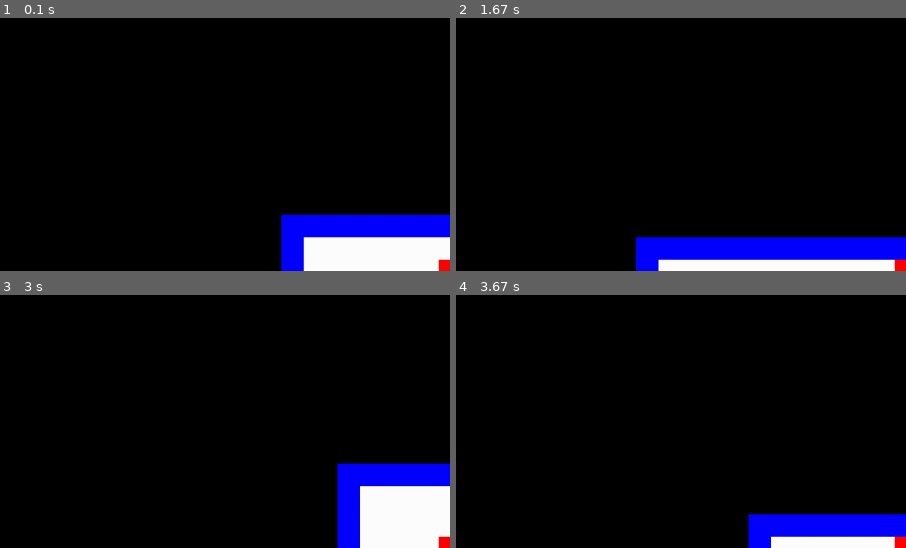
Above: before the commit, frames 1-4 (two rows, left to right).
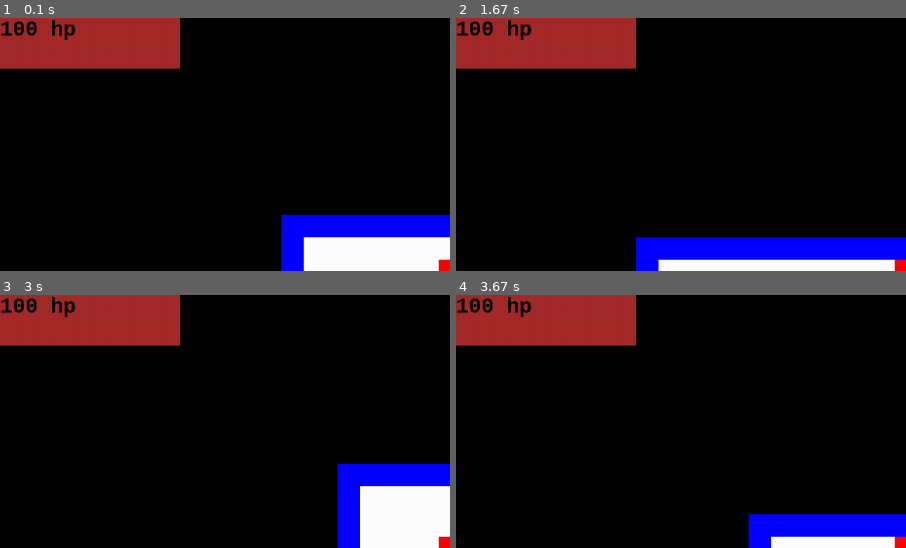
Above: after the commit, the same moments.

Repository: benedekhalaj/pygame-roguelike
Game: pygame game, started from play.py
Same seed, same stepped clock (60 frames per second), same inputs: the game is played once before the commit and once after it.
Inputs:
- Up to frame 1 (0.1 s): no input
- Up to frame 2 (1.67 s): hold Right 0.33-0.8 s; hold Up 0.83-1.13 s; hold Right 1.17-1.63 s
- Up to frame 3 (3 s): hold Left 1.67-2.2 s; hold Down 2.23-2.53 s; hold Left 2.57-2.97 s
- Up to frame 4 (3.67 s): hold Up 3-3.37 s; hold Right from 3.4 s (still down)
The pictures show only the part of the screen within x 0-50%, y 0-50%; the shares and areas given below are measured in that part.

The runs differ from the first frame. In frame 1, 7.8% of the frame differs, in the area x 0-40%, y 0-21%; in frame 2, 7.8%; in frame 3, 7.8%; in frame 4, 7.8%.

Commit message:
Global: Add display_controller, display_model Global: Add stat display

Diff:
--- /dev/null
+++ b/controller/display_controller.py
@@ -0,0 +1,17 @@
+import view.view as view
+import model.display.display as display
+
+
+def display_stat(window, objects):
+    colors = view.COLORS
+    stat_background_rect = (view.STAT_WIDTH, view.STAT_HEIGHT)
+    stat = {"stat": [display.Stat(stat_background_rect, window, colors)]}
+    return stat
+
+
+def stats(window, objects):
+    colors = view.COLORS
+    stat = display_stat(window, objects)
+    x = stat["stat"][0].x
+    y = stat["stat"][0].y
+    return display.Stat.diplay_player_stat(colors, objects), x, y
--- a/controller/main_controller.py
+++ b/controller/main_controller.py
@@ -1,5 +1,5 @@
 from view import view
-from controller import player_controller, map_controller, item_controller, enemy_controller
+from controller import player_controller, map_controller, item_controller, enemy_controller, display_controller
 import pygame
 
 CLOCK = pygame.time.Clock()
@@ -32,15 +32,18 @@
 def main():
     window = init_pygame()
     objects = map_controller.get_map()
+    stat = display_controller.display_stat(window, objects)
 
     run = True
     while run:
         set_fps()
         run = quit_game(run)
-        player_controller.control_player(objects)
+        keys = view.get_input()
+        player_controller.control_player(objects, keys)
         player_controller.add_item_to_player_inventory(objects)
         enemy_controller.control_enemy(objects)
         view.display_background(window)
-        view.display_objects(window, objects)
+        view.display_objects(window, objects, stat)
+        view.display_texture(window, display_controller.stats(window, objects))
         view.refresh_display()
     pygame.quit()
--- a/controller/player_controller.py
+++ b/controller/player_controller.py
@@ -3,11 +3,9 @@
 import pygame
 
 
-def control_player(objects):
+def control_player(objects, keys):
     for player_object in objects["player"]:
         player_character = player_object
-
-    keys = view.get_input()
 
     if keys[pygame.K_LEFT]:
         player_character.move(objects, -player_character.velocity, 0)
--- /dev/null
+++ b/model/display/display.py
@@ -0,0 +1,24 @@
+import pygame
+import pygame.freetype
+
+
+class Stat():
+    def __init__(self, stat_background_rect, window, colors):
+        self.type = "stat"
+        self.widht = stat_background_rect[0]
+        self.height = stat_background_rect[1]
+        self.size_widht, self.size_height = window.get_size()
+        self.x = 0
+        self.y = 0
+        self.position = (self.x, self.y, self.widht, self.height)
+        self.rect = pygame.Rect(self.x, self.y, self.widht, self.height)
+        self.color = colors.BROWN
+        self.visible = True
+
+    def diplay_player_stat(colors, objects):
+        font_type = 'couriernew'
+        player_health = objects["player"][0].health
+        font = pygame.font.SysFont(font_type, 30, True)
+        # pygame.font.get_fonts()
+        textsurface = font.render(f"{player_health} hp", False, (0, 0, 0))
+        return textsurface
--- a/model/player/player.py
+++ b/model/player/player.py
@@ -11,6 +11,7 @@
         self.invicible_color = color[1]
         self.color = self.standard_color
         self.velocity = 4
+        self.health = 100
         self.inventory = Inventory()
         self.visible = True
         self.damage_timer = 0
@@ -61,6 +62,7 @@
         for object in objects["enemies"]:
             if self.rect.colliderect(object.rect):
                 if not self.invicible:
+                    self.health -= 1
                     self.invicible = True
 
     def set_attributes(self):
--- a/view/view.py
+++ b/view/view.py
@@ -2,6 +2,8 @@
 
 WINDOW_WIDTH = 1280
 WINDOW_HEIGHT = 720
+STAT_WIDTH = WINDOW_WIDTH // 5
+STAT_HEIGHT = WINDOW_HEIGHT // 10
 
 
 class Colors():
@@ -29,16 +31,23 @@
     return pygame.display.set_mode((WINDOW_WIDTH, WINDOW_HEIGHT))
 
 
-def display_objects(window, objects: dict):
-    for objects_list in objects.values():
-        for item in objects_list:
-            position = (item.rect.x, item.rect.y, item.rect.width, item.rect.height)
-            if item.visible:
-                if item.type == 'player':
-                    if item.sword.visible:
-                        sword_position = (item.sword.rect.x, item.sword.rect.y, item.sword.rect.width, item.sword.rect.height)
-                        pygame.draw.rect(window, item.sword.color, sword_position)
-                pygame.draw.rect(window, item.color, position)
+def display_objects(window, *objects_list: dict):
+    for objects in objects_list:
+        for objects_list in objects.values():
+            for item in objects_list:
+                position = (item.rect.x, item.rect.y, item.rect.width, item.rect.height)
+                if item.visible:
+                    if item.type == 'player':
+                        if item.sword.visible:
+                            sword_position = (item.sword.rect.x, item.sword.rect.y, item.sword.rect.width, item.sword.rect.height)
+                            pygame.draw.rect(window, item.sword.color, sword_position)
+                    pygame.draw.rect(window, item.color, position)
+
+
+def display_texture(window, texture_object):
+    texture = texture_object[0]
+    pixel_cord = (texture_object[1], texture_object[2])
+    window.blit(texture, pixel_cord)
 
 
 def refresh_display():
